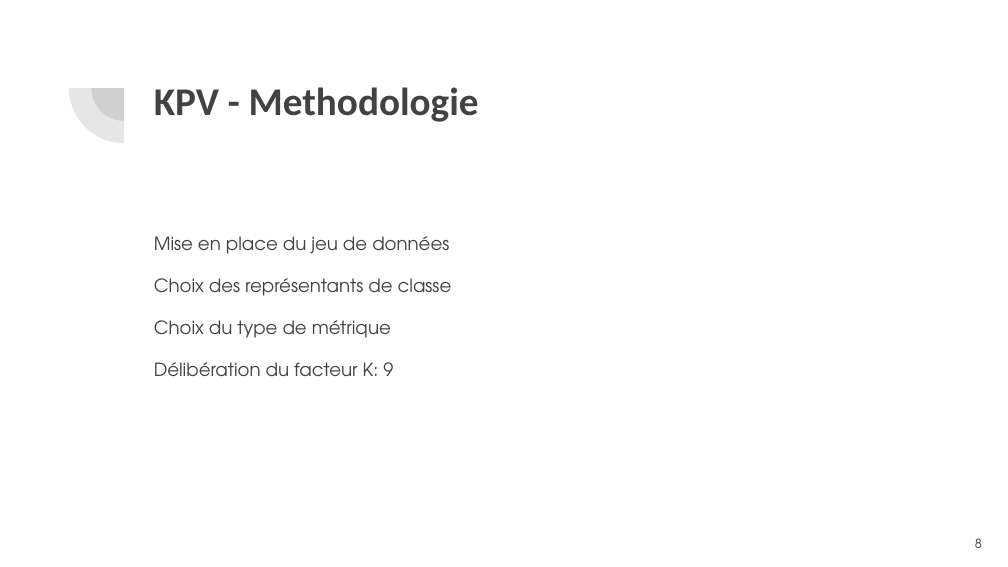
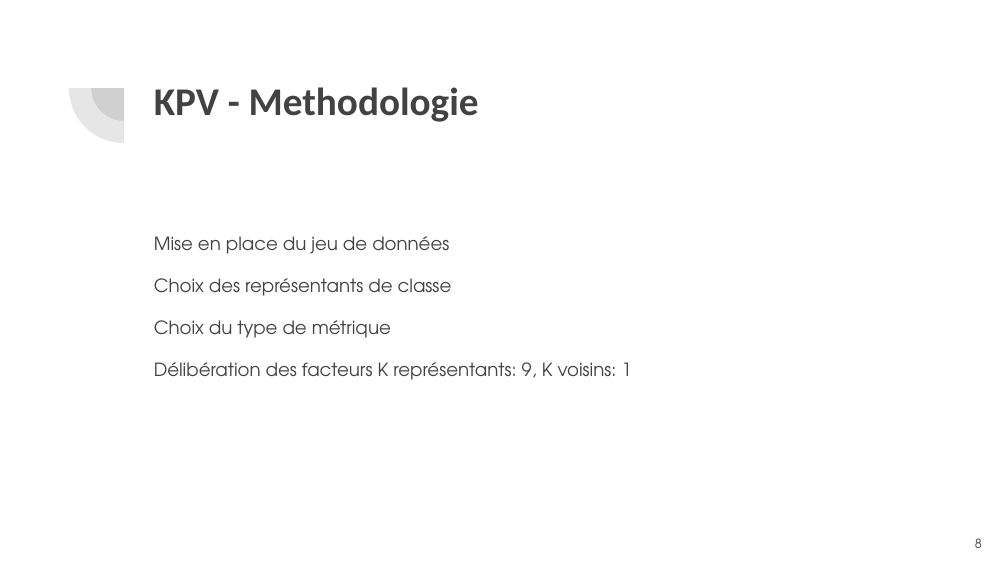
Before and after one commit to arnaudjudge/s8app2, a slide deck: slide 8 of S8A2-Defense.pptx. Drawn at 1008x567 pixels with LibreOffice and Linux fonts; fonts in the diff are those of the drawing. Boxes give left, top, right and bottom in pixels: in the first picture for what was removed or moved away, otherwise in the second. Text is boxed around its words. In the diff, an @@ line names an element or a change of style, - is before the commit and + after.

Commit message:
Changed ppt

```diff
--- a/S8A2-Defense.pptx
+++ b/S8A2-Defense.pptx
@@ text at [154,362,632,380]: text changed @@
-Délibération du facteur K: 9
+Délibération des facteurs K représentants: 9, K voisins: 1
```
Also in this commit, not shown: 1 other slide changed.
